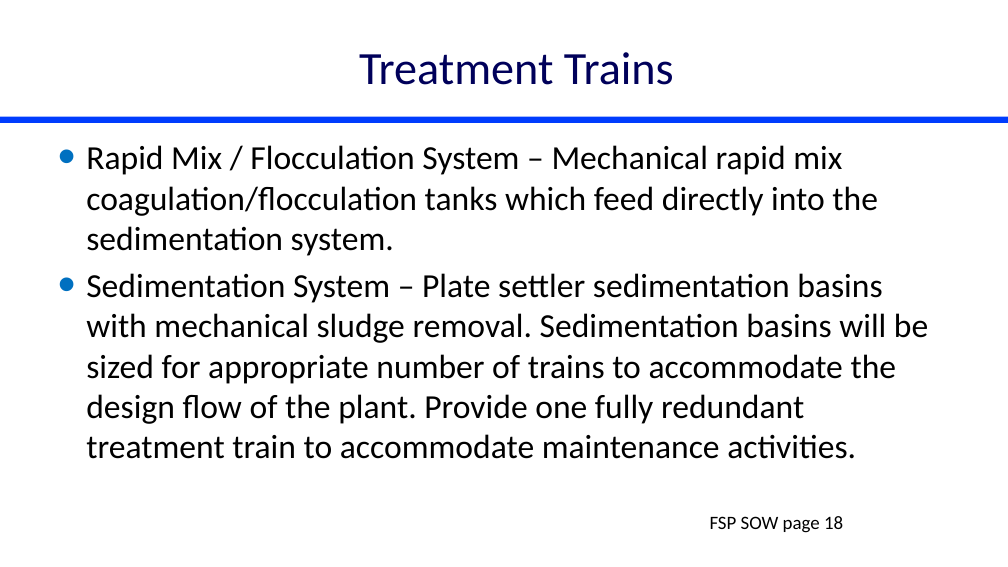
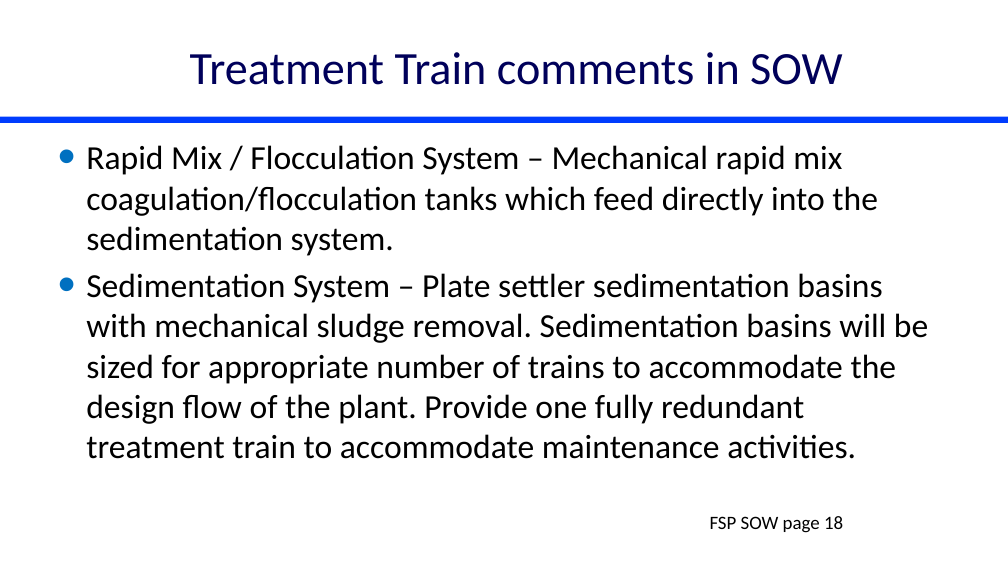
Before and after one commit to monroews/CEE4590, a slide deck: slide 6 of Lectures/Project Introduction.pptx (slide 10 before the commit). Drawn at 1008x567 pixels with LibreOffice and Linux fonts; fonts in the diff are those of the drawing. Boxes give left, top, right and bottom in pixels: in the first picture for what was removed or moved away, otherwise in the second. Text is boxed around its words. In the diff, an @@ line names an element or a change of style, - is before the commit and + after.

```diff
--- a/Lectures/Project Introduction.pptx
+++ b/Lectures/Project Introduction.pptx
@@ title at (190, 52, 842, 85): text changed @@
-Treatment Trains
+Treatment Train comments in SOW
```
Also in this commit, not shown: 1 other slide changed, 2 slides removed, 1 other file.
